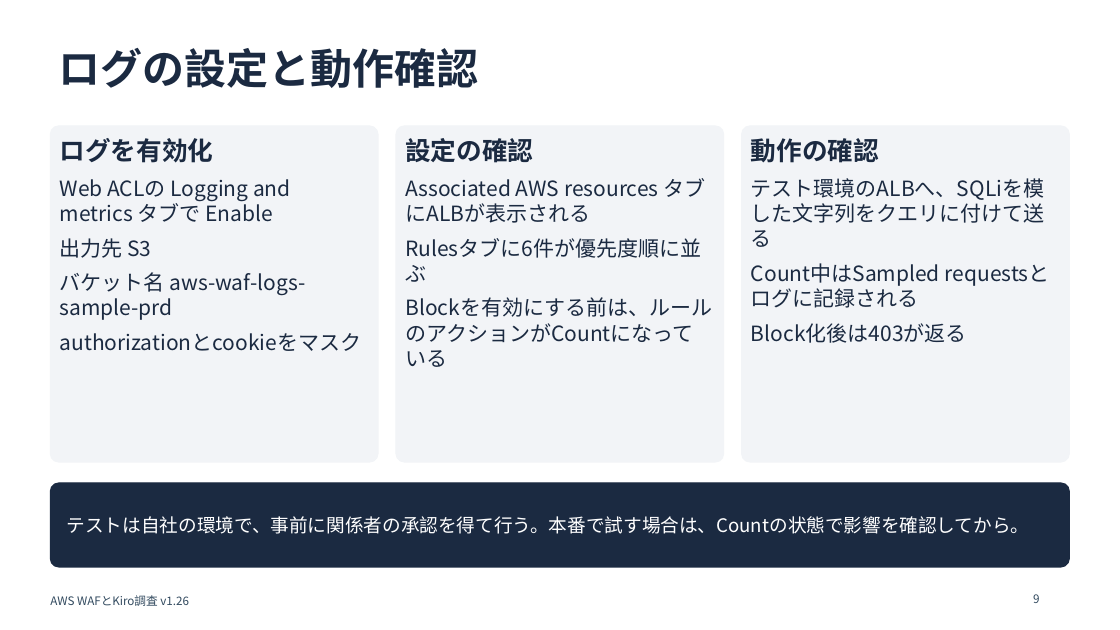
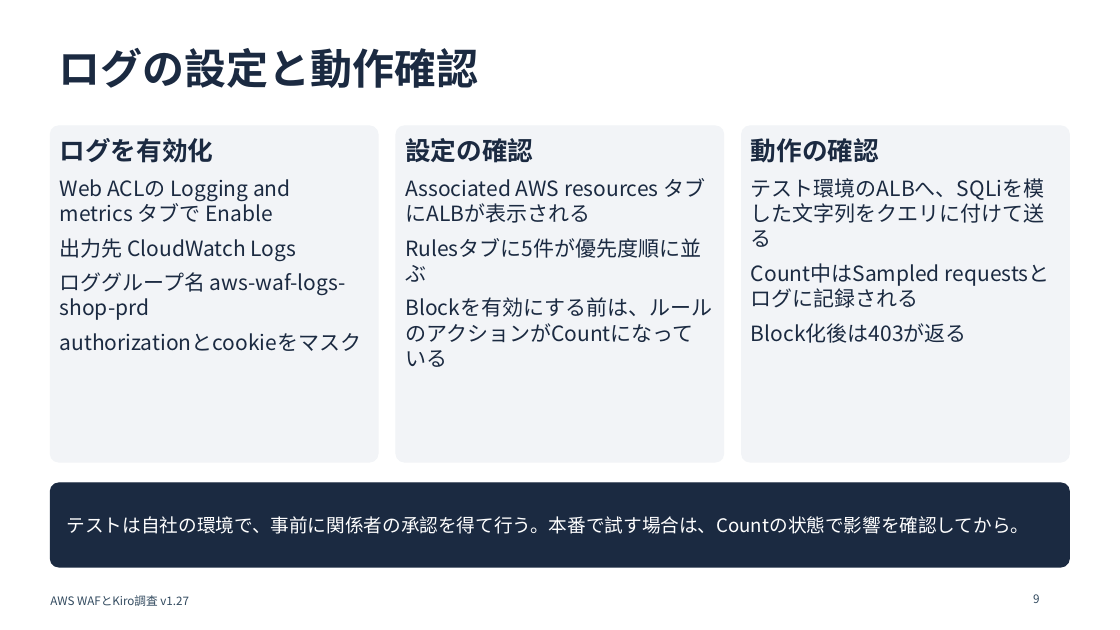
Before and after one commit to w-index-m/kiro-aws, a slide deck: slide 9 of 07_AWS_WAFとKiro調査/docs/AWS_WAFとKiro調査.pptx. Drawn at 1120x630 pixels with LibreOffice and Linux fonts; fonts in the diff are those of the drawing. Boxes give left, top, right and bottom in pixels: in the first picture for what was removed or moved away, otherwise in the second. Text is boxed around its words. In the diff, an @@ line names an element or a change of style, - is before the commit and + after.

```diff
--- a/07_AWS_WAFとKiro調査/docs/AWS_WAFとKiro調査.pptx
+++ b/07_AWS_WAFとKiro調査/docs/AWS_WAFとKiro調査.pptx
@@ text at (405,138,712,342): text changed @@
-Rulesタブに6件が優先度順に並ぶ
+Rulesタブに5件が優先度順に並ぶ
@@ text at (60,238,346,320): text changed @@
-出力先 S3
-バケット名 aws-waf-logs-sample-prd
+出力先 CloudWatch Logs
+ロググループ名 aws-waf-logs-shop-prd
@@ text at (50,595,189,606): text changed @@
-AWS WAFとKiro調査 v1.26
+AWS WAFとKiro調査 v1.27
```
Also in this commit, not shown: 40 other slides changed, 5 other files.
